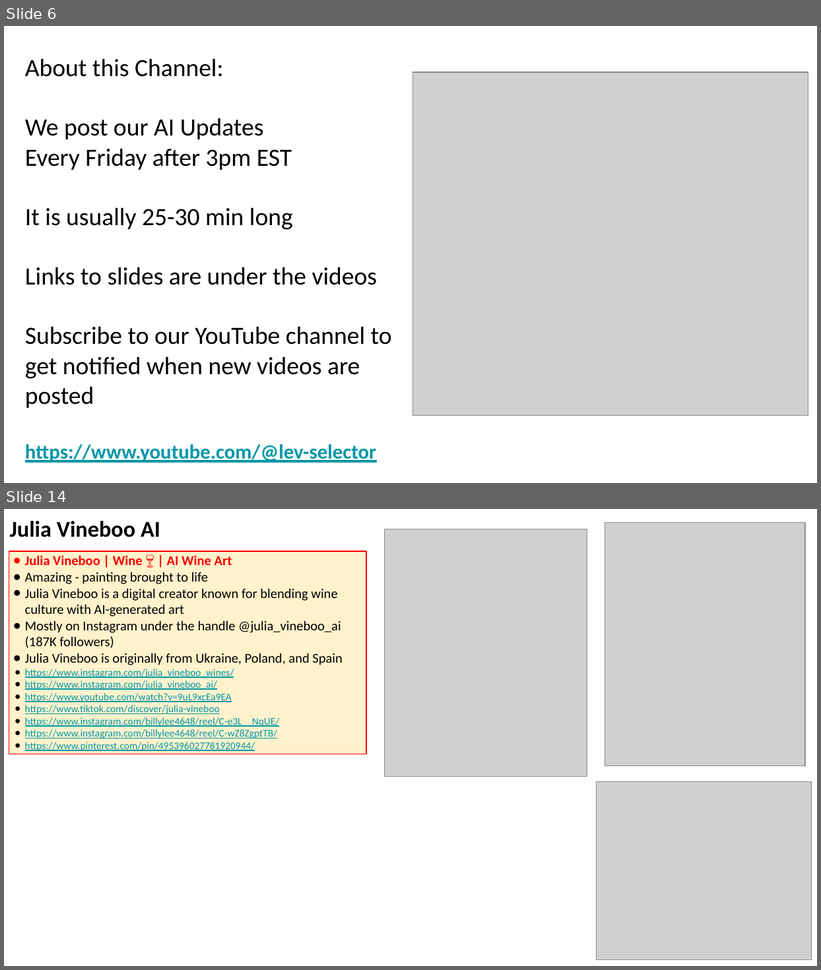
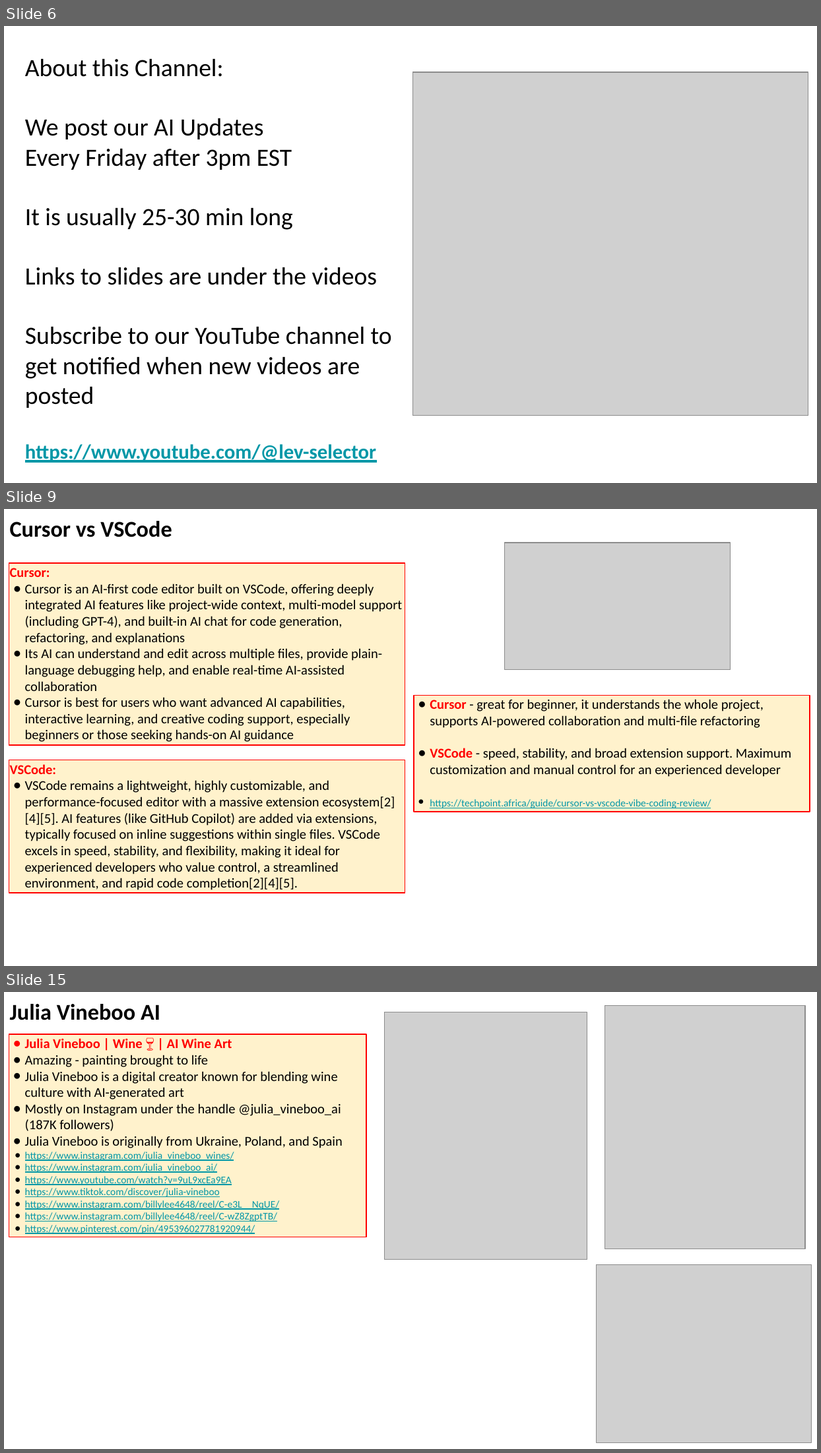
Before and after one commit to lselector/seminar, a slide deck: 2025/2025-05-09-AI-Updates.pptx. Shown one above the other, each under a label of ours: slides 6 and 14 before the commit, slides 6, 9 and 15 after it; the slides between them are not shown. The pictures are 821x970 and 821x1453 pixels, drawn with LibreOffice and Linux fonts; fonts in the diff are those of the drawing; grey boxes stand for pictures. Boxes give left, top, right and bottom in pixels: in the first picture for what was removed or moved away, otherwise in the second. Text is boxed around its words. In the diff, an @@ line names an element or a change of style, - is before the commit and + after.

```diff
--- a/2025/2025-05-09-AI-Updates.pptx
+++ b/2025/2025-05-09-AI-Updates.pptx
@@ slide 9 added at [4, 509, 817, 966], background #FFFFFF @@
@@ text added at [10, 521, 172, 537], 20 pt, text #000000, bold @@
+Cursor vs VSCode
@@ picture added at [504, 543, 730, 669] @@
@@ rectangle added at [9, 562, 405, 745], fill #FFF2CC, outline #FF0000 0.75 pt, 12 pt, text #000000 @@
+Cursor:
+● Cursor is an AI-first code editor built on VSCode, offering deeply integrated AI features like project-wide context, multi-model support (including GPT-4), and built-in AI chat for code generation, refactoring, and explanations
+● Its AI can understand and edit across multiple files, provide plain-language debugging help, and enable real-time AI-assisted collaboration
+● Cursor is best for users who want advanced AI capabilities, interactive learning, and creative coding support, especially beginners or those seeking hands-on AI guidance
@@ rectangle added at [414, 695, 810, 811], fill #FFF2CC, outline #FF0000 0.75 pt, 12 pt, text #000000 @@
+● Cursor - great for beginner, it understands the whole project, supports AI-powered collaboration and multi-file refactoring
+● VSCode - speed, stability, and broad extension support. Maximum customization and manual control for an experienced developer
+● https://techpoint.africa/guide/cursor-vs-vscode-vibe-coding-review/
@@ rectangle added at [9, 760, 405, 894], fill #FFF2CC, outline #FF0000 0.75 pt, 12 pt, text #000000 @@
+VSCode:
+● VSCode remains a lightweight, highly customizable, and performance-focused editor with a massive extension ecosystem[2][4][5]. AI features (like GitHub Copilot) are added via extensions, typically focused on inline suggestions within single files. VSCode excels in speed, stability, and flexibility, making it ideal for experienced developers who value control, a streamlined environment, and rapid code completion[2][4][5].
@@ what was slide 14 is now slide 15 @@
```
Also in this commit, not shown: 9 slides changed.
